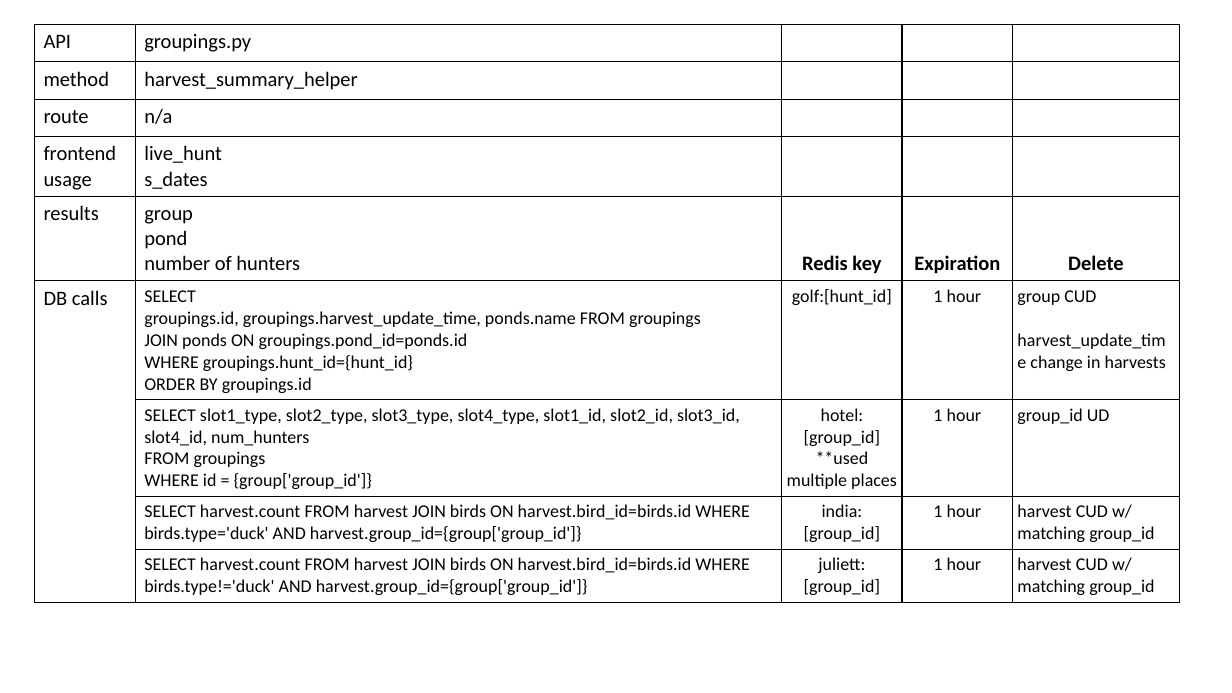
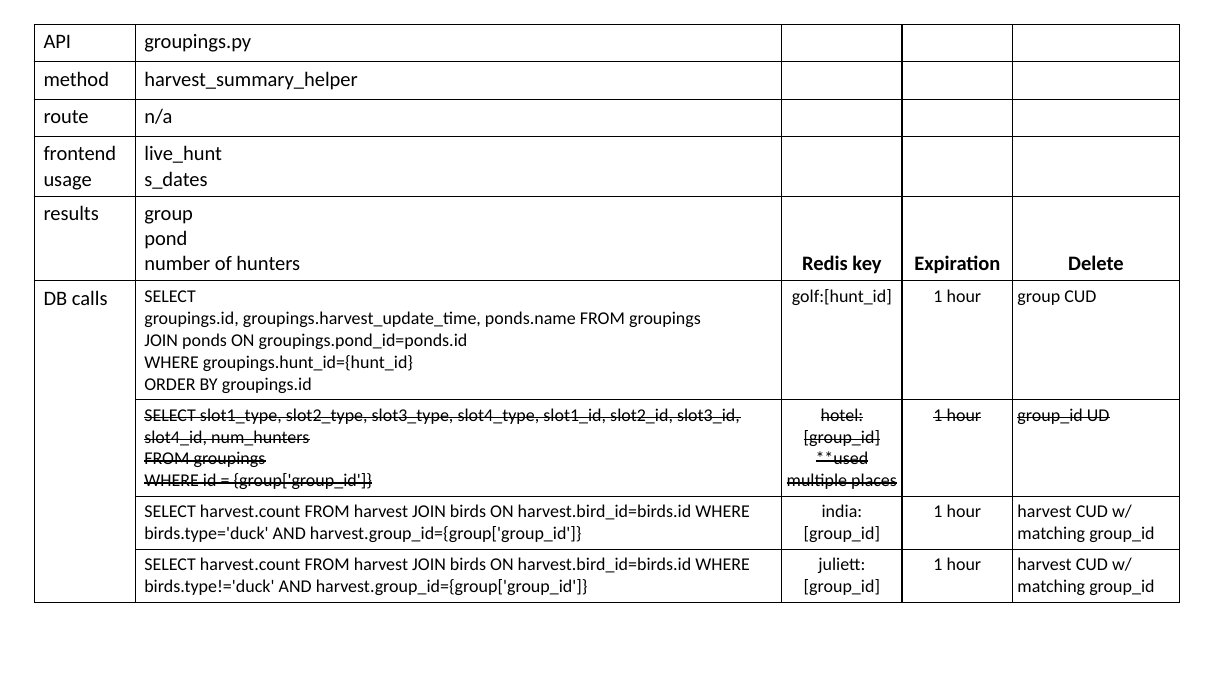
Before and after one commit to tc334/duck-club-app, a slide deck: slide 5 of docs/Redis.pptx. Drawn at 1232x693 pixels with LibreOffice and Linux fonts; fonts in the diff are those of the drawing. Boxes give left, top, right and bottom in pixels: in the first picture for what was removed or moved away, otherwise in the second. Text is boxed around its words. In the diff, an @@ line names an element or a change of style, - is before the commit and + after.

```diff
--- a/docs/Redis.pptx
+++ b/docs/Redis.pptx
@@ table at (34,24,1179,599) @@
-row 6, column 5: group CUD / harvest_update_time change in harvests
+row 6, column 5: group CUD
@@ strikethrough on in "SELECT slot1_type, slot2_type, slot3_type, slot4_type, slot1 ...", "FROM groupings", "WHERE id = {group['group_id']}", "hotel:[group_id]" and 3 more places @@
```
Also in this commit, not shown: 5 other slides changed, 1 slide added, 38 other files.
